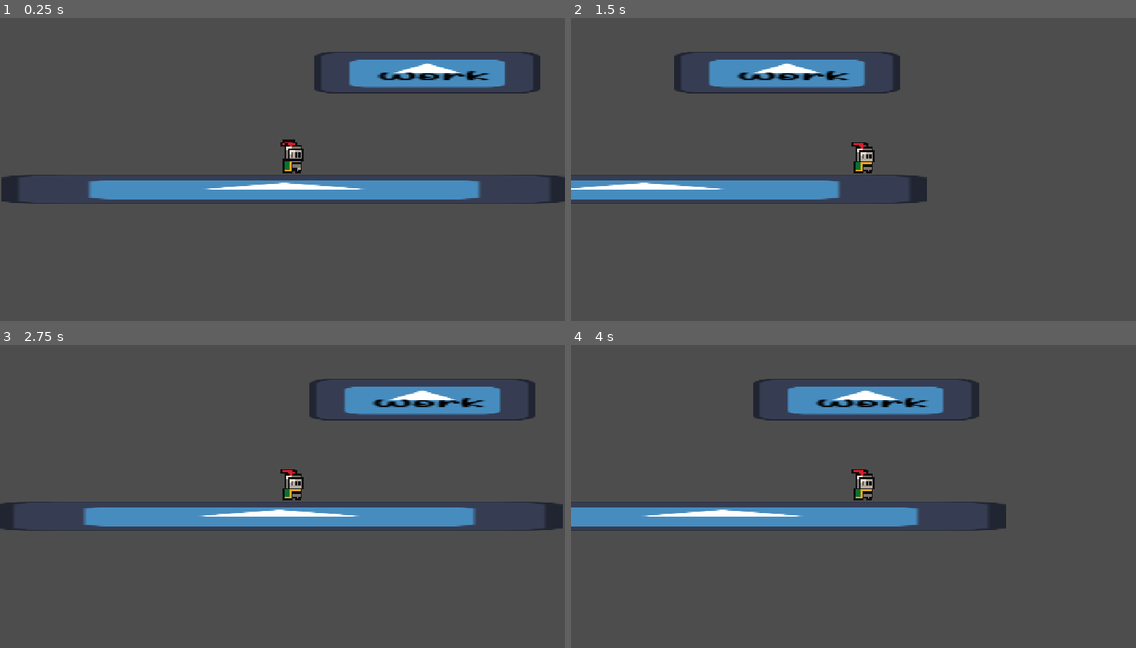
Above: before the commit, frames 1-4 (two rows, left to right).
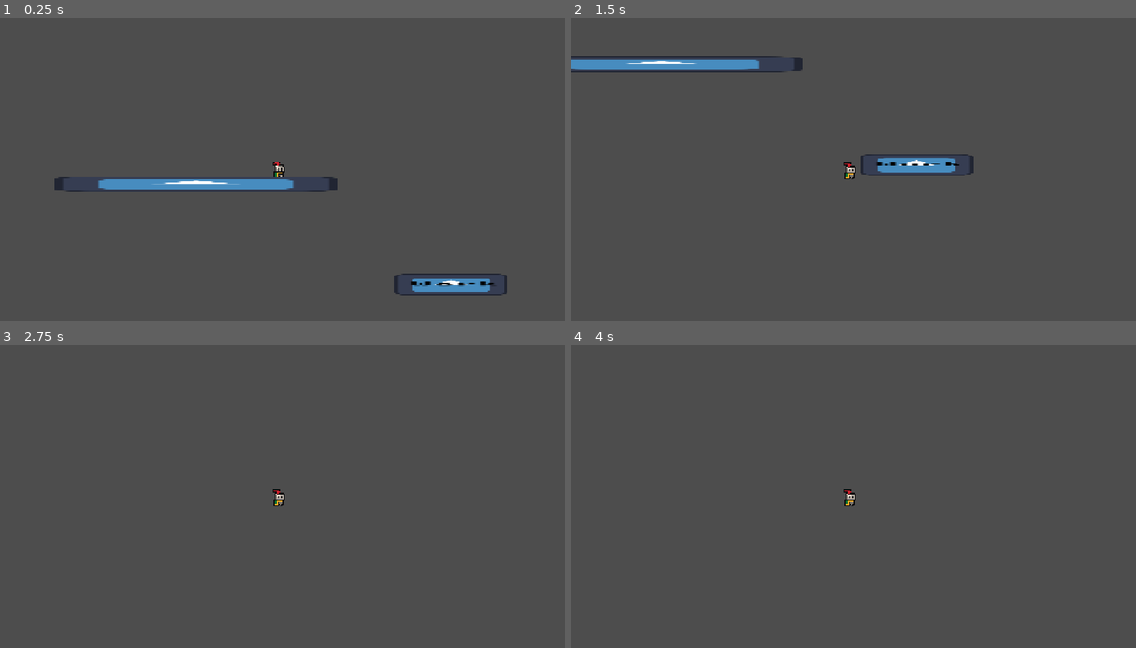
Above: after the commit, the same moments.

Repository: a22Dv/the-game
Game: Godot game, scene res://miscellaneous/Platformergame/Platformer_rich.tscn
The game is run twice, just before and just after one commit, with the same random seed, the same clock (stepped at 60 frames per second) and the same inputs. This scene is started directly instead of the project's main scene. The engine's default icon, where the game draws it, is replaced by a stand-in: a white triangle on a blue panel in a dark square. Sound files missing from this copy of the repository are replaced by a short silence.
Inputs (mouse positions are in pixels of both pictures, inside the frame that each line leads up to):
- Up to frame 1 (0.25 s): no input
- Up to frame 2 (1.5 s): tap Enter (ui_accept) at 0.5, 0.77 s; move the mouse to (977, 160) at 0.52 s; hold Right (move_right) 0.53-1.25 s; click (977, 160) at 0.67 s; drag from (740, 193) to (825, 239) at 1.27 s
- Up to frame 3 (2.75 s): move the mouse to (339, 432) at 2.02 s; hold Left (move_left) from 2.03 s (still down)
- Up to frame 4 (4 s): release Left (move_left) at 2.75 s; drag from (825, 566) to (684, 457) at 2.77 s; tap Enter (ui_accept) at 3.5, 3.77 s; move the mouse to (1023, 551) at 3.52 s; hold Right (move_right) from 3.53 s (still down)

The runs differ from the first frame. In frame 1, 9.4% of the frame differs, in the area x 0-100%, y 11-92%; in frame 2, 8.7%; in frame 3, 9.0%; in frame 4, 8.1%.

Commit message:
added portals for spawn and death

Diff:
--- a/hubs/papers.tscn
+++ b/hubs/papers.tscn
@@ -35,7 +35,6 @@
 size = Vector2(407.24152, 359.5561)
 
 [sub_resource type="CompressedTexture2D" id="CompressedTexture2D_jp0py"]
-load_path = "res://.godot/imported/Act 2.png-3132a2c18b7390c78826319f71001570.ctex"
 
 [sub_resource type="CompressedTexture2D" id="CompressedTexture2D_76ap6"]
 
--- a/miscellaneous/Platformergame/Platformer_rich.tscn
+++ b/miscellaneous/Platformergame/Platformer_rich.tscn
@@ -1,20 +1,27 @@
-[gd_scene load_steps=11 format=3 uid="uid://c51gtdbrb76ea"]
+[gd_scene load_steps=14 format=3 uid="uid://c51gtdbrb76ea"]
 
 [ext_resource type="Script" uid="uid://bvsji7w4wgl5g" path="res://miscellaneous/Platformergame/platformer_rich.gd" id="1_l1qbw"]
 [ext_resource type="PackedScene" uid="uid://gkiqdo3viohb" path="res://miscellaneous/assets/Platformer/character/player.tscn" id="1_shjqj"]
 [ext_resource type="Script" uid="uid://cbviiit8eoepd" path="res://miscellaneous/assets/Platformer/character/platform_movement.gd" id="2_jfd41"]
+[ext_resource type="FontFile" uid="uid://7l85mhmq5igt" path="res://assets/brackeys_platformer_assets/fonts/PixelOperator8-Bold.ttf" id="4_8yxpi"]
 [ext_resource type="Texture2D" uid="uid://bxfq7ajdskoob" path="res://icon.svg" id="4_s3h6t"]
 [ext_resource type="Script" uid="uid://ggmvhggi3wq6" path="res://miscellaneous/Platformergame/collision_shape_2d.gd" id="5_8yxpi"]
 [ext_resource type="Script" uid="uid://d0w26sxno61m1" path="res://miscellaneous/Platformergame/platform.gd" id="5_k5kmo"]
-[ext_resource type="FontFile" uid="uid://dhy3vg0mk7frw" path="res://assets/fonts/Sweet Toffee.ttf" id="5_s3h6t"]
+[ext_resource type="Script" uid="uid://cw1qyxm4iu7n1" path="res://miscellaneous/Platformergame/spawn_portal.gd" id="8_rwmf0"]
 
 [sub_resource type="RectangleShape2D" id="RectangleShape2D_k5kmo"]
 size = Vector2(124, 20)
 
 [sub_resource type="PhysicsMaterial" id="PhysicsMaterial_k5kmo"]
 
-[sub_resource type="WorldBoundaryShape2D" id="WorldBoundaryShape2D_k5kmo"]
-distance = 67.76471
+[sub_resource type="RectangleShape2D" id="RectangleShape2D_8yxpi"]
+size = Vector2(127.2025, 105.41177)
+
+[sub_resource type="RectangleShape2D" id="RectangleShape2D_rwmf0"]
+size = Vector2(279.9691, 112.496704)
+
+[sub_resource type="RectangleShape2D" id="RectangleShape2D_pe4tc"]
+size = Vector2(1227.7255, 112.496704)
 
 [node name="PlatformerRich" type="Node2D"]
 script = ExtResource("1_l1qbw")
@@ -22,25 +29,26 @@
 [node name="PlatformContainer" type="Node2D" parent="."]
 
 [node name="Platform" type="Sprite2D" parent="PlatformContainer"]
-position = Vector2(105, -75)
+position = Vector2(140, 20)
 scale = Vector2(1, 0.18750003)
 texture = ExtResource("4_s3h6t")
 script = ExtResource("5_k5kmo")
 
 [node name="RichTextLabel" type="RichTextLabel" parent="PlatformContainer/Platform"]
 offset_left = -51.0
-offset_top = -10.666662
+offset_top = -15.999998
 offset_right = 58.0
-offset_bottom = 28.33333
+offset_bottom = 15.999994
 theme_override_colors/default_color = Color(0, 0, 0, 1)
-theme_override_fonts/normal_font = ExtResource("5_s3h6t")
-theme_override_font_sizes/normal_font_size = 40
+theme_override_fonts/normal_font = ExtResource("4_8yxpi")
+theme_override_font_sizes/normal_font_size = 25
 bbcode_enabled = true
 text = "[center]Work[center]"
+fit_content = true
 scroll_active = false
 
 [node name="Platform2" type="StaticBody2D" parent="PlatformContainer/Platform"]
-position = Vector2(-105, 399.99994)
+position = Vector2(-104, 399.99994)
 scale = Vector2(1, 5.3333325)
 
 [node name="CollisionShape2D" type="CollisionShape2D" parent="PlatformContainer/Platform/Platform2"]
@@ -50,20 +58,24 @@
 script = ExtResource("5_8yxpi")
 
 [node name="Player" parent="." instance=ExtResource("1_shjqj")]
-position = Vector2(23, -29)
+position = Vector2(-61, -123)
+collision_mask = 3
 script = ExtResource("2_jfd41")
 
 [node name="Camera2D" type="Camera2D" parent="Player"]
-zoom = Vector2(4, 4)
+position = Vector2(10, -4)
+zoom = Vector2(2, 2)
 
 [node name="TextureRect" type="TextureRect" parent="."]
-offset_left = -133.0
-offset_top = -119.0
-offset_right = 191.0
-offset_bottom = 61.0
+offset_left = -387.0
+offset_top = -330.0
+offset_right = 757.0
+offset_bottom = 1299.0
+metadata/_edit_use_anchors_ = true
+metadata/_edit_lock_ = true
 
 [node name="StaticBody2D" type="StaticBody2D" parent="."]
-position = Vector2(26, -11)
+position = Vector2(-147.00002, -96)
 scale = Vector2(244.361, 13)
 physics_material_override = SubResource("PhysicsMaterial_k5kmo")
 
@@ -73,8 +85,46 @@
 texture = ExtResource("4_s3h6t")
 
 [node name="CollisionShape2D" type="CollisionShape2D" parent="StaticBody2D"]
-position = Vector2(0.002046205, 0.07692307)
-scale = Vector2(0.010262736, 0.010216348)
-shape = SubResource("WorldBoundaryShape2D_k5kmo")
+position = Vector2(-0.0020459294, 0.15384626)
+scale = Vector2(0.010262737, 0.010216349)
+shape = SubResource("RectangleShape2D_8yxpi")
 one_way_collision = true
 one_way_collision_margin = 4.0
+
+[node name="Spawn_portal" type="Area2D" parent="."]
+position = Vector2(76, -277)
+rotation = 3.1503193
+collision_layer = 3
+script = ExtResource("8_rwmf0")
+
+[node name="CollisionShape2D" type="CollisionShape2D" parent="Spawn_portal"]
+position = Vector2(200.46309, 54.50345)
+rotation = -0.0033456774
+shape = SubResource("RectangleShape2D_rwmf0")
+
+[node name="MeshInstance2D" type="MeshInstance2D" parent="Spawn_portal"]
+
+[node name="Marker2D" type="Marker2D" parent="Spawn_portal"]
+position = Vector2(193, -58)
+rotation = -0.0035111846
+scale = Vector2(10, 1)
+
+[node name="Fell_portal" type="Area2D" parent="."]
+position = Vector2(-172, 1206)
+collision_layer = 3
+script = ExtResource("8_rwmf0")
+
+[node name="CollisionShape2D" type="CollisionShape2D" parent="Fell_portal"]
+position = Vector2(355.11957, 45.734253)
+rotation = -0.0033456788
+shape = SubResource("RectangleShape2D_pe4tc")
+
+[node name="MeshInstance2D" type="MeshInstance2D" parent="Fell_portal"]
+
+[node name="Marker2D" type="Marker2D" parent="Fell_portal"]
+position = Vector2(350, -44)
+rotation = -0.0035111846
+scale = Vector2(60, 1)
+
+[connection signal="body_entered" from="Spawn_portal" to="Spawn_portal" method="_on_body_entered"]
+[connection signal="body_entered" from="Fell_portal" to="Fell_portal" method="_on_body_entered"]
--- a/miscellaneous/Platformergame/platform.gd
+++ b/miscellaneous/Platformergame/platform.gd
@@ -3,6 +3,6 @@
 @onready var prompt = $RichTextLabel
 @onready var prompt_text = prompt.get_parsed_text()
 
-
+#takes input and delivers it back to main script
 func get_prompt() -> String:
 	return prompt_text
--- a/miscellaneous/Platformergame/platformer_rich.gd
+++ b/miscellaneous/Platformergame/platformer_rich.gd
@@ -7,7 +7,7 @@
 var active_platform = null
 var current_letter_index : int = -1
 
-
+#takes input from prompt and compares it to nearest Richtextlabel in platform_container
 func find_new_active_platform(typed_character : String):
 	for platform in platform_container.get_children():
 		var prompt = platform.get_prompt()
@@ -19,27 +19,30 @@
 			active_platform = platform
 			current_letter_index = 1
 
-
+#takes user input and validates it
 func _unhandled_input(event: InputEvent) -> void:
 	if event is InputEventKey and event.is_pressed() and not event.is_echo():
 		var typed_event = event as InputEventKey
 		var key_typed = PackedByteArray([typed_event.unicode]).get_string_from_utf8()
 
-
+#uses find_new_active_platform function
 		if active_platform == null:
 			find_new_active_platform(key_typed)
 		else:
 			var prompt = active_platform.get_prompt()
 			var next_character = prompt.substr(current_letter_index, 1)
-
+#compares the key_typed to next_character which is determined by the Richtextlabel
 			if key_typed == next_character:
 				print("Successfully typed %s" % key_typed)
 				current_letter_index += 1
-
+#checks the length of the current_letter index and stops key_typed
+#enables collision
+#resets active_platform variable to null
 				if current_letter_index == prompt.length():
 					print("Done")
 					current_letter_index = -1
 					$PlatformContainer/Platform/Platform2/CollisionShape2D.disabled = false
 					active_platform = null
+#For testing purposes
 			else:
 				print("Incorrectly typed %s instead of %s" % [key_typed, next_character])
--- /dev/null
+++ b/miscellaneous/Platformergame/spawn_portal.gd
@@ -0,0 +1,11 @@
+extends Area2D
+
+@export var landing_zone: Area2D
+
+
+func _process(delta: float) -> void:
+	pass
+
+#check
+func _on_body_entered(body: Node2D) -> void:
+	print('test', body)
Not shown: 1 places in hubs/papers.tscn that only renumber resources
Not shown, added: miscellaneous/Platformergame/spawn_portal.gd.uid
